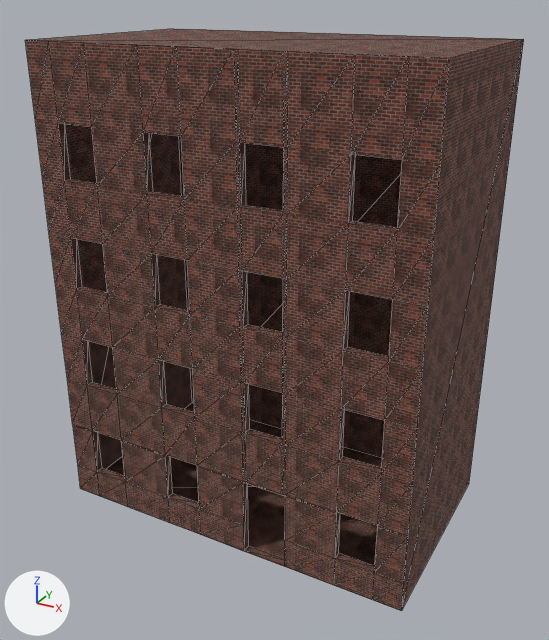
One commit to the OBJ model resources/blender/zombie_street/Street_BlockL3.obj: the scene before it, then after it.
Camera for both pictures: a 50 mm camera at (10.11, -15.22, 14.77) aimed at (-0.05, 3.24, 5.54). Lighting does not change. The marker at lower left points along +X, +Y and +Z. The first picture is the older version. Mesh edges are drawn as thin lines. Where no turn or scale is listed for an object, it has been applied to the vertices.

The first picture shows 'Street_BlockL3'.
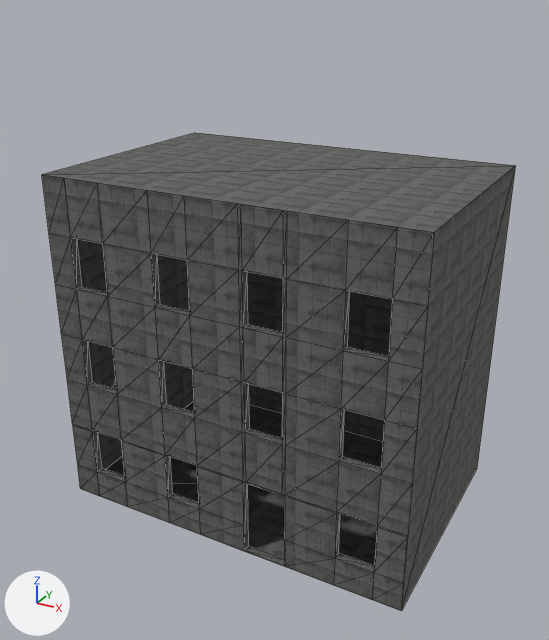
What differs and where, as boxes [x1, y1, x2, y2] in the pictures (549 x 640 px):
'Street_BlockL3', reshaped (18% shorter): before [25, 29, 524, 611]; after [42, 133, 516, 611]
part 1 of me_street_blockl3, cut back: before [25, 29, 524, 609]; after [42, 133, 516, 609]
part 2 of me_street_blockl3, surface changed: [106, 403, 382, 566] in both
part 3 of me_street_blockl3, recoloured: [49, 233, 428, 611] in both

What the commit changed:
Picture 'ConcreteWall.png' (img_concretewall_png) is new.
Material 'WallConcrete' (mat_wallconcrete) is new.
Its texture is img_concretewall_png.
Its roughness is 0.92.
me_street_blockl3 is used by ob_street_blockl3; location (0.0, 0.0, 0.0).
me_street_blockl3 had 210 vertices, 332 faces and spanned x -5.6..5.6, y 0.0..6.5, z -0.49..13.5.
me_street_blockl3 now has 170 vertices, 264 faces and spans x -5.6..5.6, y 0.0..7.5, z -0.49..10.0.
Part 1, on me_street_blockl3:
54 vertices are removed from x -5.6..5.6, y 0.0..6.5, z 9.91..13.5.
98 faces are deleted.
2 vertices move from x -5.6..5.6, y 6.5, z -0.49 to x -5.6..5.6, y 7.5, z -0.49.
2 vertices are added at (-5.6, 7.5, 10.0), (5.6, 7.5, 10.0).
12 new vertices lie (0.0, 0.0, 1.69) away from vertices in x -5.6..5.6, y 0.0, z 8.31.
30 new faces join them.
me_street_blockl3 part 2: 2 kept faces spanning x -5.6..5.6, y 0.0..7.5, z -0.49 get new texture (UV) coordinates.
me_street_blockl3 part 3: 234 faces spanning x -5.6..5.6, y 0.0..7.5, z -0.49..8.31 switch from mat_wallbrick (picture img_brickwall_png) to mat_wallconcrete (picture img_concretewall_png).
